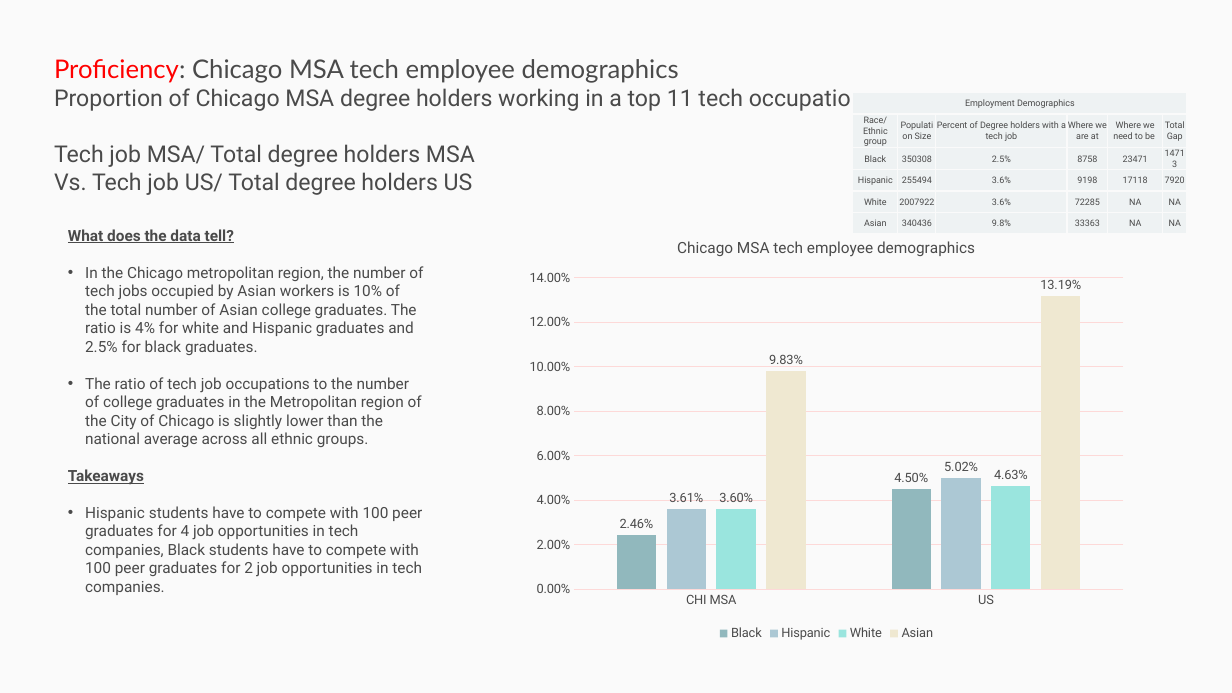
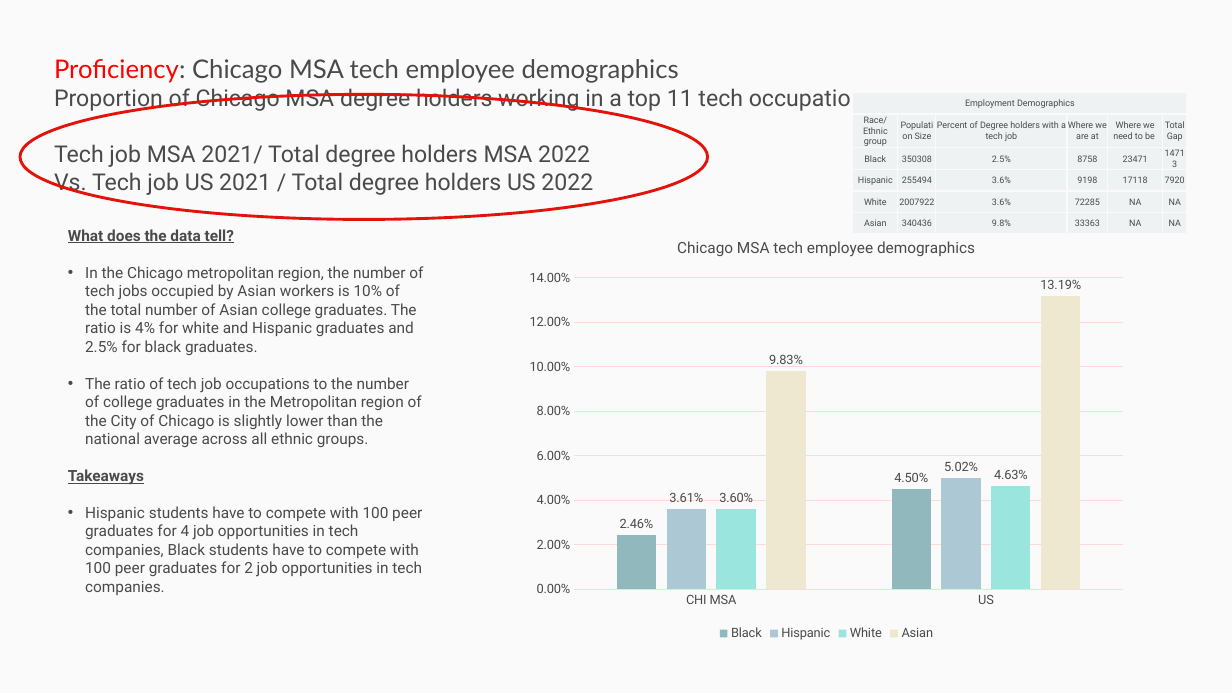
Before and after one commit to p33chicago/P33-DEI-dashboard-project, a slide deck: slide 29 of docs/Deep diving plots.pptx. Drawn at 1232x693 pixels with LibreOffice and Linux fonts; fonts in the diff are those of the drawing. Boxes give left, top, right and bottom in pixels: in the first picture for what was removed or moved away, otherwise in the second. Text is boxed around its words. In the diff, an @@ line names an element or a change of style, - is before the commit and + after.

```diff
--- a/docs/Deep diving plots.pptx
+++ b/docs/Deep diving plots.pptx
@@ ellipse added at [20,94,708,219], outline #E3120B 2.25 pt @@
@@ text at [54,144,593,195]: text changed @@
-Tech job MSA/ Total degree holders MSA
-Vs. Tech job US/ Total degree holders US
+Tech job MSA 2021/ Total degree holders MSA 2022
+Vs. Tech job US 2021 / Total degree holders US 2022
```
Also in this commit, not shown: 10 other slides changed, 1 other file.
